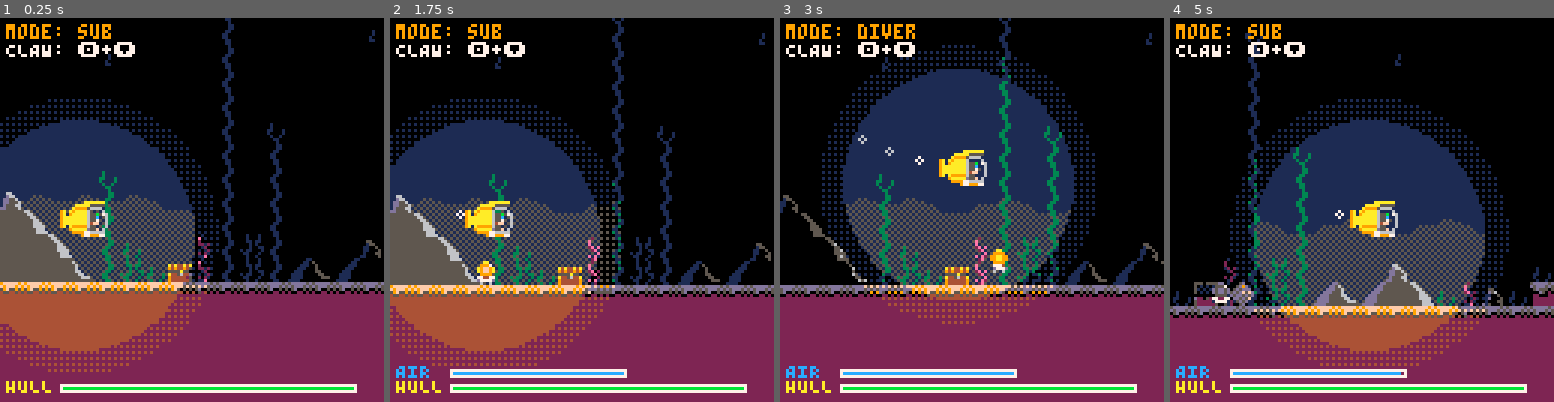
Above: before the commit, frames 1-4 (left to right).
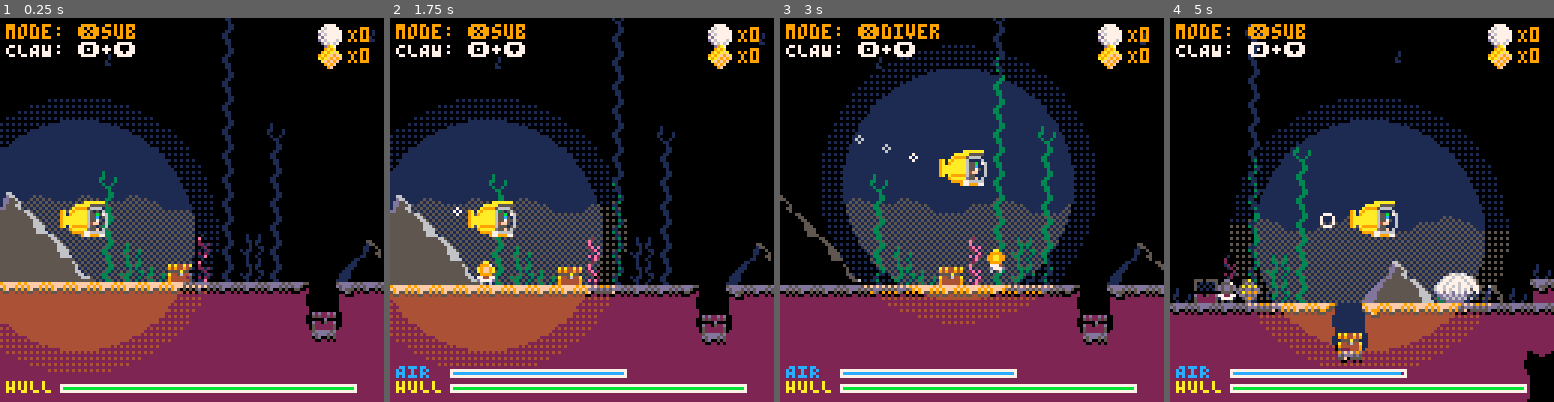
Above: after the commit, the same moments.

Repository: teamgantt/tg-sub-game
Game: PICO-8 cartridge tg-sub.p8
The game is run twice, just before and just after one commit, with the same random seed, the same clock (stepped at 60 frames per second) and the same inputs.
Inputs:
- Up to frame 1 (0.25 s): no input
- Up to frame 2 (1.75 s): tap X (X key) at 0.33, 1.07 s; tap O (Z key) at 0.7, 1.7 s; hold Right from 1.6 s (still down)
- Up to frame 3 (3 s): tap X (X key) at 1.85, 2.97 s; release Right at 2.1 s; tap O (Z key) at 2.1, 2.5, 2.9 s; hold Up 2.15-2.42 s; hold Right from 2.47 s (still down)
- Up to frame 4 (5 s): release Right at 3.03 s; hold Left 3.08-3.58 s; tap O (Z key) every 0.4 s from 3.3 to 4.9 s; hold Down 3.63-3.97 s; hold Right 4.02-4.68 s; tap X (X key) at 4.08 s; hold Up from 4.73 s (still down)

The runs differ from the first frame. In frame 1, 2.4% of the frame differs, in the area x 20-97%, y 1-85%; in frame 2, 3.6%; in frame 3, 10%; in frame 4, 18%, in the area x 0-100%, y 1-100%.

Commit message:
adds more gameplay

Diff:
--- a/src/dynamic-obj.lua
+++ b/src/dynamic-obj.lua
@@ -7,17 +7,19 @@
       self.h = 8
       self.dy = 0
       self.is_hooked = false
+      self.show_hint = false
       self.img = 59 -- closed chest
-      self.open = false
+      self.is_open = false
     end,
     update = function(self, dt)
-      if self.open then
-        self.img = 60 -- open chest
+      if self.is_open then
+        self.img = 60 -- is_open chest
       end
 
       if (check_collision(self, player.diver)) then
-        if (player.mode == 'diver' and btn(⬇️) and not self.open) then
-          self.open = true
+        self.show_hint = true
+        if (player.mode == 'diver' and btn(⬇️) and not self.is_open) then
+          self.is_open = true
           sfx(5)
 
           -- spawn treasure
@@ -25,8 +27,9 @@
           add(world.treasures, treasure)
         end
       end
+
       -- collide with sub claw
-      if (not tgsub.claw.is_open and not tgsub.cargo and check_collision(self, tgsub.claw)) then
+      if (not tgsub.claw.is_open and tgsub.cargo == nil and check_collision(self, tgsub.claw)) then
         self.is_hooked = true
         tgsub.claw.cargo = self
       else
@@ -46,13 +49,15 @@
       end
     end,
     draw = function(self)
-      -- print('is_hooked: '..tostr(self.is_hooked), self.x-8, self.y-18, 7)
+      if (self.show_hint and not self.is_open) then
+        print('⬇️ OPEN', self.x-8, self.y-10, 7)
+      end
       spr(self.img, self.x, self.y)
     end,
   }
 
   treasure = class {
-    init = function(self, x, y)
+    init = function(self, x, y, type, img)
       self.x = x
       self.y = y
       self.w = 8
@@ -60,8 +65,9 @@
       self.dy = 0
       self.is_carried = false
       self.is_hooked = false
-      self.img = 61 -- treasure
+      self.img = img or 61 -- treasure
       self.show_hint = false
+      self.type = type or 'treasure'
     end,
     update = function(self, dt)
       if (check_collision(self, player.diver)) then
@@ -99,7 +105,7 @@
         self.y+=.2
       end
      -- collide with sub claw
-     if (not tgsub.claw.is_open and not tgsub.cargo and check_collision(self, tgsub.claw)) then
+     if (not tgsub.claw.is_open and tgsub.cargo == nil and check_collision(self, tgsub.claw)) then
         self.is_hooked = true
         tgsub.claw.cargo = self
       else
@@ -116,6 +122,14 @@
         self.dy = 0
       else
         self.y+=.2
+      end
+
+      -- collect with sub collision
+      if (check_collision(self, tgsub)) then
+        tgsub.claw.cargo = nil
+        player[self.type]+=1
+        sfx(10)
+        del(world.treasures, self)
       end
     end,
     draw = function(self)
@@ -150,6 +164,10 @@
         if (btnp(⬇️) and not self.open) then
           self.open = true
           sfx(6)
+
+          -- spawn pearl
+          local pearl = treasure(self.x+4, self.y, 'pearl', 96)
+          add(world.treasures, pearl)
         end
       end
     end,
--- a/src/player.lua
+++ b/src/player.lua
@@ -14,6 +14,8 @@
 	}
 
   player = {}
+  player.pearl = 0
+  player.treasure = 0
   player.mode = 'sub' -- sub, diver
   player.diver_active = false
   player.diver = {}
@@ -72,8 +74,14 @@
   if (btnp(❎) and player.mode == 'sub') then
     player.mode = 'diver'
     if (not player.diver_active) then
-      diver.x = tgsub.x+8
-      diver.y = tgsub.y+16
+      -- if tile below is free, spawn diver there
+      if (not collide_map({x=tgsub.x, y=tgsub.y, h=24,w=16}, 'down', 0)) then
+        diver.x = tgsub.x+8
+        diver.y = tgsub.y+16
+      else
+        diver.x = tgsub.x+18
+        diver.y = tgsub.y+8
+      end
     end
     player.diver_active = true
     diver.w = 8
--- a/src/sub.lua
+++ b/src/sub.lua
@@ -30,6 +30,10 @@
 
     -- reduce hull
     if (tgsub.hull > 0) tgsub.hull-=5
+
+    if (tgsub.hull <= 0) then
+      extcmd('reset')
+    end
   end
 
   prop_bubbles={
@@ -101,13 +105,13 @@
     -- holding z an pressing down lowers claw
     tgsub.claw.is_open = true
 
-    if (btn(⬇️)) then
+    if (btn(⬇️) and not collide_map(tgsub.claw, 'down', 0)) then
       tgsub.claw_len+=.5
       sfx(8)
     end
   elseif not btn(🅾️) then
     if (tgsub.claw_len > 0) tgsub.claw_len-=.5
-    if (tgsub.claw.is_open) sfx(5)
+    if (tgsub.claw.is_open) sfx(9)
     tgsub.claw.is_open = false
 
     -- -- release z to open claw
--- a/src/ui.lua
+++ b/src/ui.lua
@@ -20,8 +20,16 @@
 
 
   -- current mode
-  print("mode: "..player.mode, cam.x+2, cam.y+2, 9)
+  print("mode: ❎"..player.mode, cam.x+2, cam.y+2, 9)
   print("CLAW: 🅾️+⬇️", cam.x+2, cam.y+8, 7)
+
+  -- pearls
+  print("X"..player.pearl, cam.x+116, cam.y+3, 9)
+  spr(96, cam.x+106, cam.y+2)
+
+  -- treasure
+  print("X"..player.treasure, cam.x+116, cam.y+10, 9)
+  spr(61, cam.x+106, cam.y+9)
 
   -- hull
   print('HULL', cam.x+2, cam.y+120, 10)
--- a/src/world.lua
+++ b/src/world.lua
@@ -7,8 +7,6 @@
   world.sharks={}
   world.treasures={}
 
-  shark1 = shark(160, 160)
-  shark2 = shark(280, 180)
 
   -- setup dynamic objects
   -- loop over all map tiles and create objects
@@ -22,10 +20,19 @@
         -- remove static tile
         mset(i, j, 0)
       end
+
       if tile == 11 then
         -- create a clam
         local clam = clam(i*8, j*8)
         add(world.clams, clam)
+        -- remove static tile
+        mset(i, j, 0)
+      end
+
+      if tile == 68 then
+        -- create a shark
+        local shark = shark(i*8, j*8)
+        add(world.sharks, shark)
         -- remove static tile
         mset(i, j, 0)
       end
@@ -35,8 +42,9 @@
 
 function u_world()
   -- update sharks
-  shark1:update()
-  shark2:update()
+  for i=1, #world.sharks do
+    world.sharks[i]:update()
+  end
 
   -- update dynamic objects
   for i=1, #world.chests do
@@ -67,9 +75,9 @@
   map(0,0,0,0, 128, 256)
 
   -- draw sharks
-  shark1:draw()
-  shark2:draw()
-
+  for i=1, #world.sharks do
+    world.sharks[i]:draw()
+  end
   -- draw dynamic objects
   for i=1, #world.chests do
     world.chests[i]:draw()
--- a/tg-sub.p8
+++ b/tg-sub.p8
@@ -271,42 +287,44 @@
 0000000000000000000000000000000000000000000000000000000000000000000000000000000000000000000000000000000000000000000000000000000000000000000000000000000000000000000000000000000000000000000026260000000000000000000000000000000000000000000000000000000000000000
 0000000000000000000000000000000000000000000000000000000000000000000000000000000000000000000000000000000000000000000000000000000000000000000000002000000000000000000000000000000000000000000026260000000000000000000000000000000000000000000000000000000000000000
 0000000000000000000000000000000000000000000000000000000000000000000000000000000000000000000000000000000000000000000000000000000000000000000000003000000000000000000000000000000000000000000026260000000000000000000000000000000000000000000000000000000000000000
-0000000000000000000000000000000000000000000000000000000000000000000000000000000000000000000000000000000000000000000000000000000000000000000000003000000000000000000000000000000000000000000026260000000000000000000000000000000000000000000000000000000000000000
-0000000000002000000000000000002000000000000000000000000000000000000000000000000000000000000000000000000000000000000000000000000000000000000000203036141414141400000000000000000000000000000026260000000000000000000000000000000000000000000000000000000000000000
+0000000000000000000000000000000000000000000000000000000000000000000000000000000000000000000000000000000000000000000000000000000000000000000000003000000000000000000000000036000000000000000026260000000000000000000000000000000000000000000000000000000000000000
+000000000000200000000000000000200000000000000000000000000000000000000000000000000000000000000000000000000000000000000000000000000000000000000020303614141414140000000000363636000b000000000026260000000000000000000000000000000000000000000000000000000000000000
 0000000000000000000000000000000000000000000000000000000000000000000000000000000000000000000000000000000000000000000020000000000014141414141414141414141414141414141414141414141414141500000016260000000000000000000000000000000000000000000000000000000000000000
 000000000000000000000000000000000000000000000000000000000000000020000000000000000000000000000000000000000000000000000000000000002616161616161616161616161616161616161616161616161616161b000016260000000000000000000000000000000000000000000000000000000000000000
 00000000000000000000000000000000000000000000000000000000000000000000000000000000000000002000000000000000000000000000000000000000001616161616161616161616161616161616161616161616161616381b0026260000000000000000000000000000000000000000000000000000000000000000
 00000000000000000000000000000000000000000000000000000000000000000000000000000000000000000000000000000000000000000000000000000000001616161616161616161616161616161616161616161616161616382b1a26260000000000000000000000000000000000000000000000000000000000000000
 000000200000000000000000000000000000000000000000000000000000000000000000000000000000000000000000000000000000000000000000000000000000261616161616161616161616161616161616161616161616162b1a0a16260000000000000000000000000000000000000000000000000000000000000000
 0000000000000000000000000000000000000000000020000000000000000000000000000000000000000000000000000000000000000000000000000000000000002a1616161616161616161616171616161616161616161616251a093816260000000000000000000000000000000000000000000000000000000000000000
-0000000000000000000000000000000000000000000000000000000000000000000000000000000000000000000000000000000000000000000000000000000000000026161616161616161616161a382b1a38381616161616161a38383816260000000000000000000000000000000000000000000000000000000000000000
+0000000000000000000000000000000000000000000000000000000000000000000000000000000000000000000000004400000000000000000000000000000000000026161616161616161616161a382b1a38381616161616161a38383816260000000000000000000000000000000000000000000000000000000000000000
 00000000000000000000000000002000000000000000000000000000000000000000000000000000000000000000000000000000000000000000000000000000003b001314161616252616161618382b1a38383819183838191a3838383816160000000000000000000000000000000000000000000000000000000000000000
 0000000000000000000000000000000000000000000000000000000000000000000000000000000000000000000000000000000000000000200000000000000013141414141414161616161616382b1a383838383738382b1a383838383816160000000000000000000000000000000000000000000000000000000000000000
-00000000000000002000000000000000000000000000000000000000000000000000000000002000000000000000200000000000000000000000000000000000001717171717172616161616162b1a380a09382b362a191a3838380a093816160000000000000000000000000000000000000000000000000000000000000000
+00000000000000002000000000000000000000000000000000000000000000000000000000002000000000000000200000000000000000000000000000000000001717171717172616161616162b1a380a09382b362a0b1a3838380a093816160000000000000000000000000000000000000000000000000000000000000000
 0000000000000000000000000000000000000000000000000000000000002000000000000000000000000000000000000000000000000000000000000000000000000000000000170a261616161a3838383838131414141414141414141416160000000000000000000000000000000000000000000000000000000000000000
 0000002000000000000000000000000000000000000000000000000000303035000b00000000000000000000000000000000000000000000000000000000000000000036000000001909261616143838383838161616252616161616161616160000000000000000000000000000000000000000000000000000000000000000
 000000000000000000000000000000000000000000000000000000000013141414141500000000000000000000000000000000000000000000000000000000000000003000000000002a261616261438383838181716161616161616161616160000000000000000000000000000000000000000000000000000000000000000
 00000000000000000000000000000000000000002000000000000000001616161616250000000000000000000000000000000000000000000000000000000000000000300000000000001700090a16143838382b1a16161616161625261616160000000000000000000000000000000000000000000000000000000000000000
 00000000000000000037000000000000000000000000000000000000002616161616160000000000000000000000000000000000000000000000000000000000000037300000000000000000192a161619382b1a3818183838171616161616160000000000000000000000000000000000000000000000000000000000000000
-000000000000000000300000000000200000000000000000000000000017181838182b000000300000000000000000000000000000000000000020000000000000003630002800000000000000002a16142b1a38383838382b1a3838161616160000000000000000000000000000000000000000000000000000000000000000
+000000000000000000300000000000200000000000000000000000000017181838182b000000300000000000000000000000000000000000000020000000000000003630002800004400000000002a16142b1a38383838382b1a3838161616160000000000000000000000000000000000000000000000000000000000000000
 000000002000000000300000000000000000000000000000000000000000090a09380000000036000000000000000000000000000000000000000000000000000000363000091b000000000000000016161438383838382b1a380a09171616160000000000000000000000000000000000000000000000000000000000000000
-000000000000000000300000000000000000000000000000000000000000383838380000000036000000000000000000000000000000000000000000000000000000363000192a1b00280000000000171616383838382b1a383838381b1716162000000000000000000000000000000000000000000000000000000000000000
+000000000000000000300000000000000000000000000000000000004400383838380000000036000000000000000000000000000000000000000000000000000000363000192a1b00280000000000171616383838382b1a383838381b1716162000000000000000000000000000000000000000000000000000000000000000
 00000000000000000030000000000000000000000000000000000000000038383838000000003600000000002000000000000000000000000000000000000000000036303500002a1b38290000000000161614141414141409383838381b16160000000000000000000000000000000000000000000000000000000000000000
 0000000000000000003000370000000000000000000000000000003000003838380a000000003600000000000000000000000000000000000000000000000000000013152737001a3838382900000000183838381838381838383838380a16160000000000000000000000000000000000000000000000000000000000000000
-000000000000000000300030000000000000000000003700000000300000090938380000003736200000000000000000000000000000000000000000000000000000261614151a38381909381b000000383838383838383838383838383816160000000000000000000000000000000000000000000000000000000000000000
+000000000000000000300030000000000000000000003700000000300000090938380000003736200000000000000000440000000000000000000000000000000000261614151a38381909381b000000383838383838383838383838383816160000000000000000000000000000000000000000000000000000000000000000
 0000000037000000003000300000000000000000000036000000003000000938383800000036363000000000000000000000000000000000000000003500000000002625162538383838382b000000000a380a09383838380a383838383816160000000000000000000000000000000000000000000000000000000000000000
 23000000300000000030003000000000000000000000360000003736000009380a380000003636300000000000000000000000000000000000002137350000000000261616252b193838380000000000093838383838193838383838381416160000000000000000000000000000000000000000000000000000000000000000
 32310000300000000030003000000000000000000000363700003636000038383838000000363630370000000000000000200000000000000000131415000000000026162525220019192221000000001314383838381a2b19193838381616163928290000000000000000000000000000000000000000000000000000000000
 3232310030370000353036300000002300000000003713150000303600000a38380a000035363630360000000000000000300000000000000000262525003500000026161616320000243232310035002616143838382b0000001913141414143838383800000000000000000000000000000000000000000000000000000000
-323232343036373b3530363024342432313735233713162535373036211a383838381b3b2736363036372434212235373730373737373621222416161631353b2434161616163234243232323331352426161638380a000000000016161616163838383800000000000000000000000000000000000000000000000000000000
-1414141414141414141414141414141414141414141414161414141414141414141414141414141414141414141414141414141414141414141414141414141414141414161414141414141414141414141414141414141414141416161616163838383800000000000000000000000000000000000000000000000000000000
-…(10 lines of a section not shown)…
+323232343036373b353036300000243231370b233713162535373036361a383838381b3b27363630363724342122353737303737373b3621222416161631353b2434161616163234243232323331352426161638380a00000b000016161616163838383800000000000000000000000000000000000000000000000000000000
+1414141414141414141414141500131414141414141414161414141430141414141414141414141414141414141414141414141414141414141414141414141414141414161414141414141414141414141414141414141414141416161616163838383800000000000000000000000000000000000000000000000000000000
+…(12 lines of a section not shown)…
Not shown, changed: 49 lines of the sprite sheet (__gfx__) section of tg-sub.p8
Not shown, changed: the sound effects (__sfx__) section of tg-sub.p8
Not shown, changed: tg-sub_html/index.html
Not shown, changed: tg-sub_html/tg-sub.js
